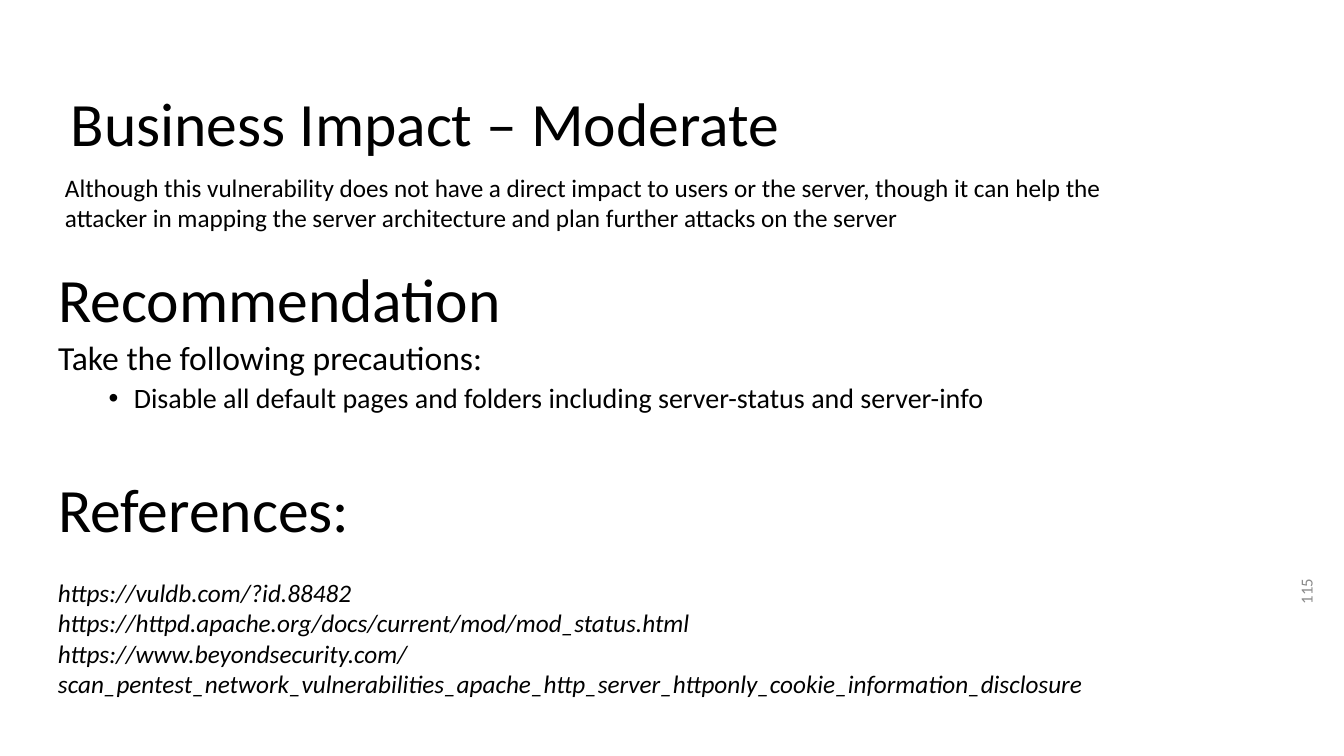
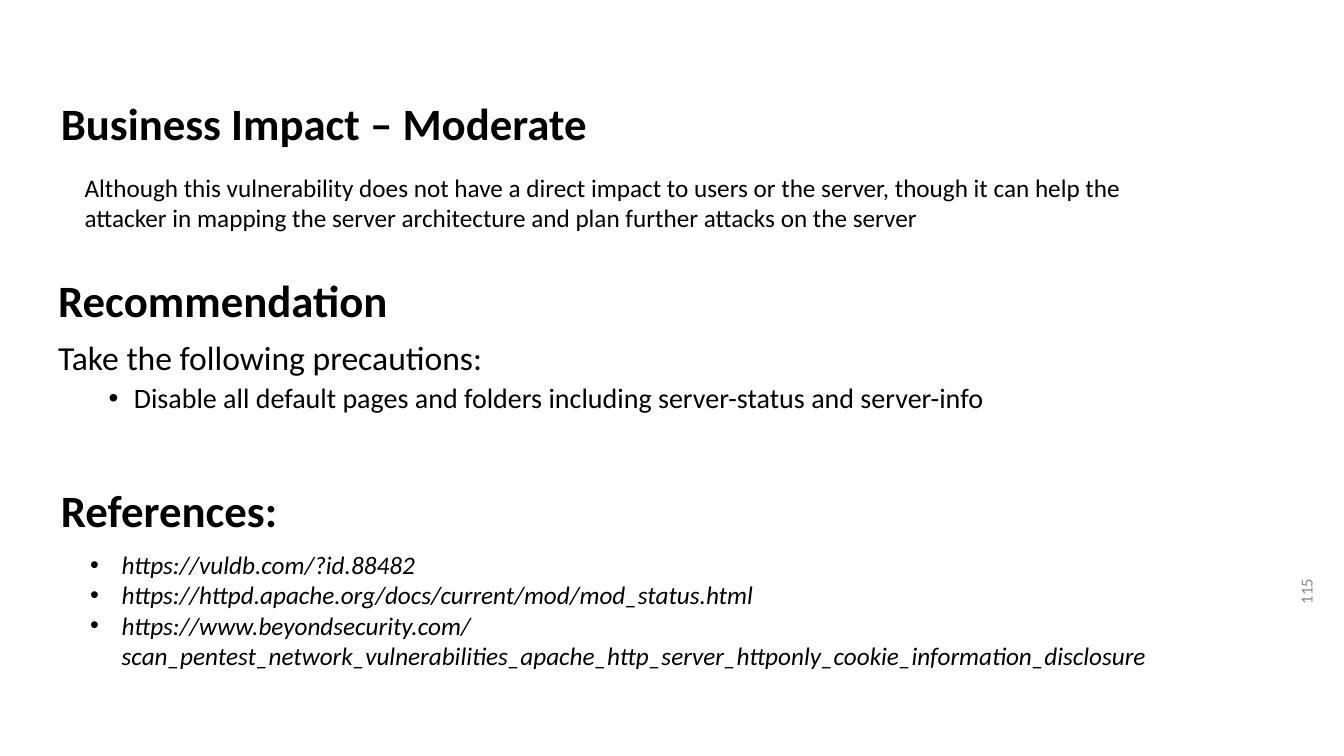
Before and after one commit to RocktimRajkumar/CEH-hack-a-thon, a slide deck: slide 115 of reports/Lifestyle Store/LifeStyle Store Application Reports.pptx. Drawn at 1344x756 pixels with LibreOffice and Linux fonts; fonts in the diff are those of the drawing. Boxes give left, top, right and bottom in pixels: in the first picture for what was removed or moved away, otherwise in the second. Text is boxed around its words. In the diff, an @@ line names an element or a change of style, - is before the commit and + after.

```diff
--- a/reports/Lifestyle Store/LifeStyle Store Application Reports.pptx
+++ b/reports/Lifestyle Store/LifeStyle Store Application Reports.pptx
@@ size 44 to 32 pt, bold on in 3 elements at (58, 285, 387, 318), (61, 496, 277, 528), (61, 108, 587, 147) @@
@@ title "Business Impact – Moderate": place and size @@
-title "Business Impact – Moderate" at (71, 103, 779, 156)
+title "Business Impact – Moderate" at (61, 108, 587, 147)
@@ text "Although this vulnerability does not ...": place and size @@
-text "Although this vulnerability does not ..." at (65, 179, 1100, 232)
+text "Although this vulnerability does not ..." at (85, 179, 1119, 232)
@@ text "https://vuldb.com/?id.88482": place and size @@
-text "https://vuldb.com/?id.88482" at (58, 584, 1082, 697)
+text "https://vuldb.com/?id.88482" at (122, 556, 1146, 669)
@@ text "https://vuldb.com/?id.88482" at (122, 556, 1146, 669): bullet none to • @@
```
Also in this commit, not shown: 10 other slides changed.
